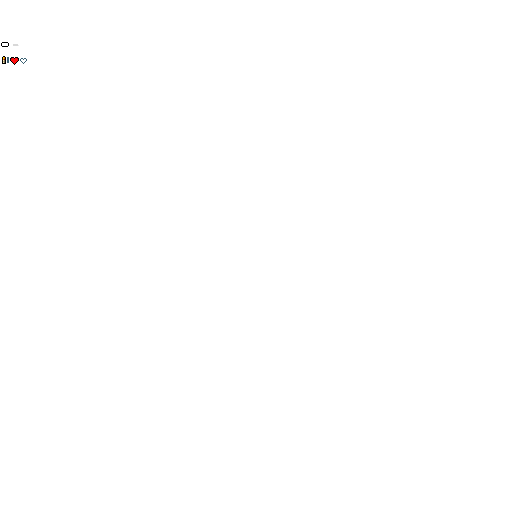
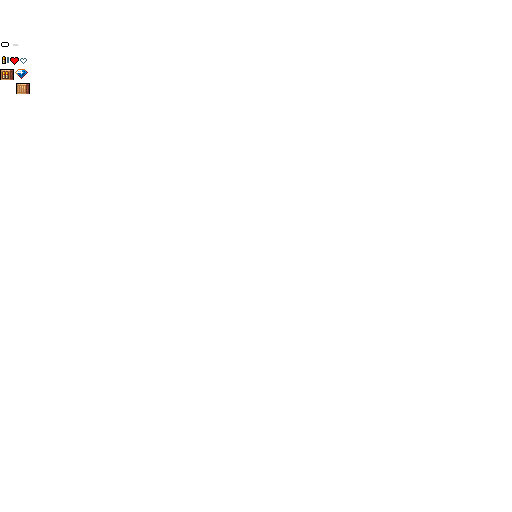
Before/after of a 512 x 512 layered artwork. What changed in the layer stack:
painted on "tiles" over [left=0, top=69, right=30, bottom=94]
